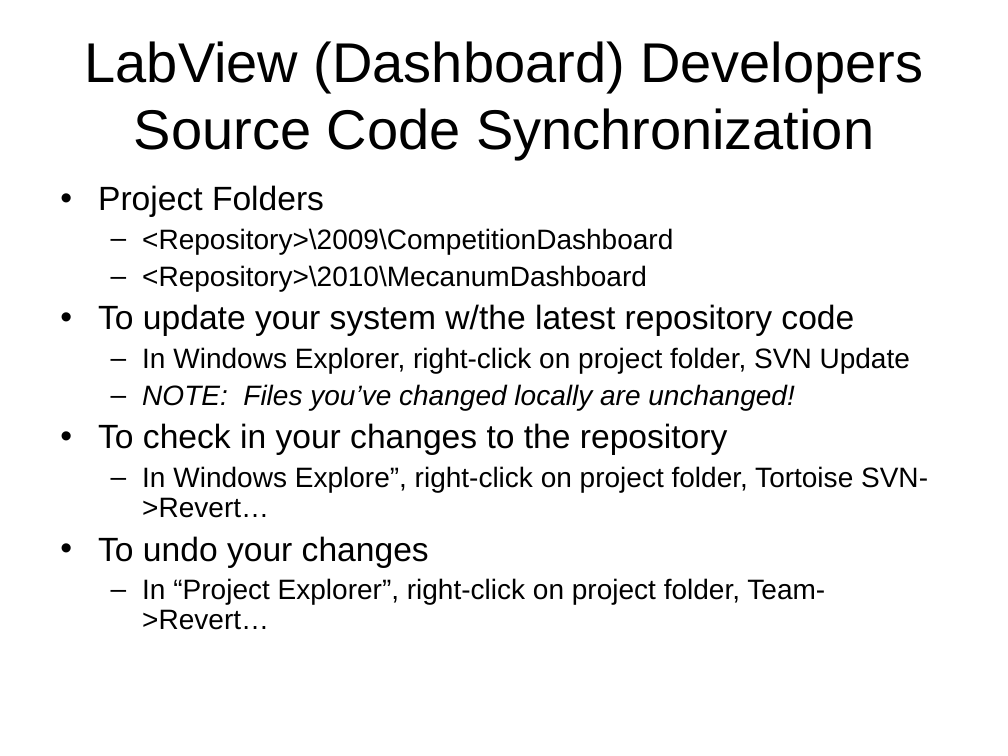
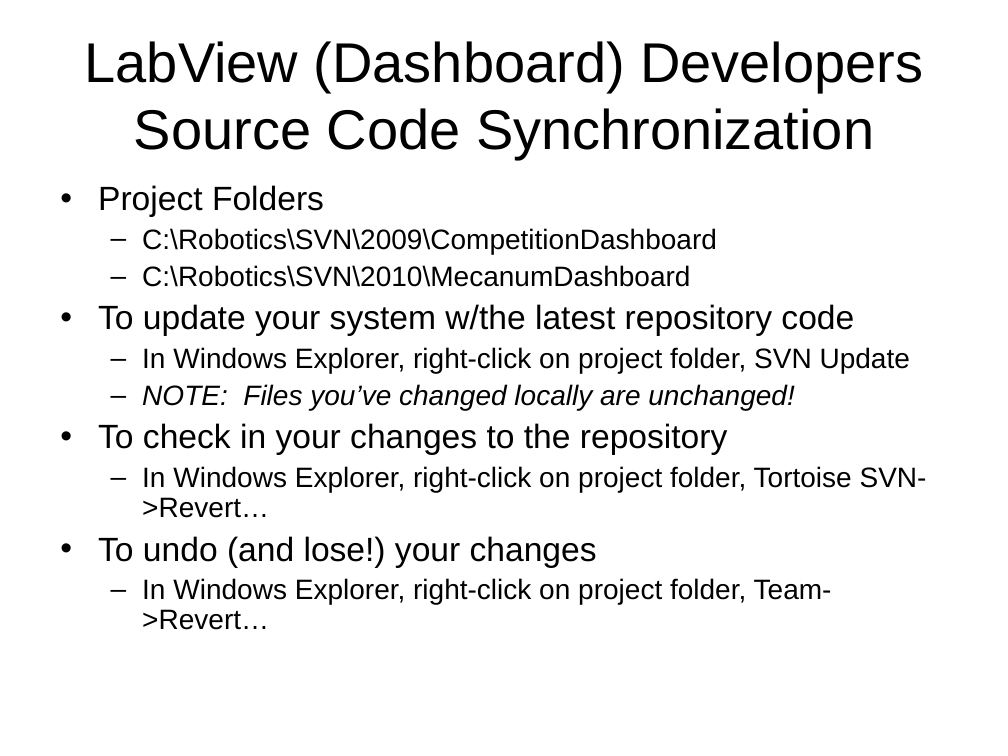
Before and after one commit to kauailabs/kauaibotsfirst2010, a slide deck: slide 8 of Documentation/Organization/DevSystemSetup.ppt. Drawn at 1008x756 pixels with LibreOffice and Linux fonts; fonts in the diff are those of the drawing. Boxes give left, top, right and bottom in pixels: in the first picture for what was removed or moved away, otherwise in the second. Text is boxed around its words. In the diff, an @@ line names an element or a change of style, - is before the commit and + after.

```diff
--- a/Documentation/Organization/DevSystemSetup.ppt
+++ b/Documentation/Organization/DevSystemSetup.ppt
@@ text at [142, 228, 717, 287]: text changed @@
-  – <Repository>\2009\CompetitionDashboard
-  – <Repository>\2010\MecanumDashboard
+  – C:\Robotics\SVN\2009\CompetitionDashboard
+  – C:\Robotics\SVN\2010\MecanumDashboard
@@ text at [98, 466, 927, 630]: text changed @@
-  – In Windows Explore”, right-click on project folder, Tortoise SVN->Revert…
-• To undo your changes
-  – In “Project Explorer”, right-click on project folder, Team->Revert…
+  – In Windows Explorer, right-click on project folder, Tortoise SVN->Revert…
+• To undo (and lose!) your changes
+  – In Windows Explorer, right-click on project folder, Team->Revert…
```
Also in this commit, not shown: 5 other slides changed.
